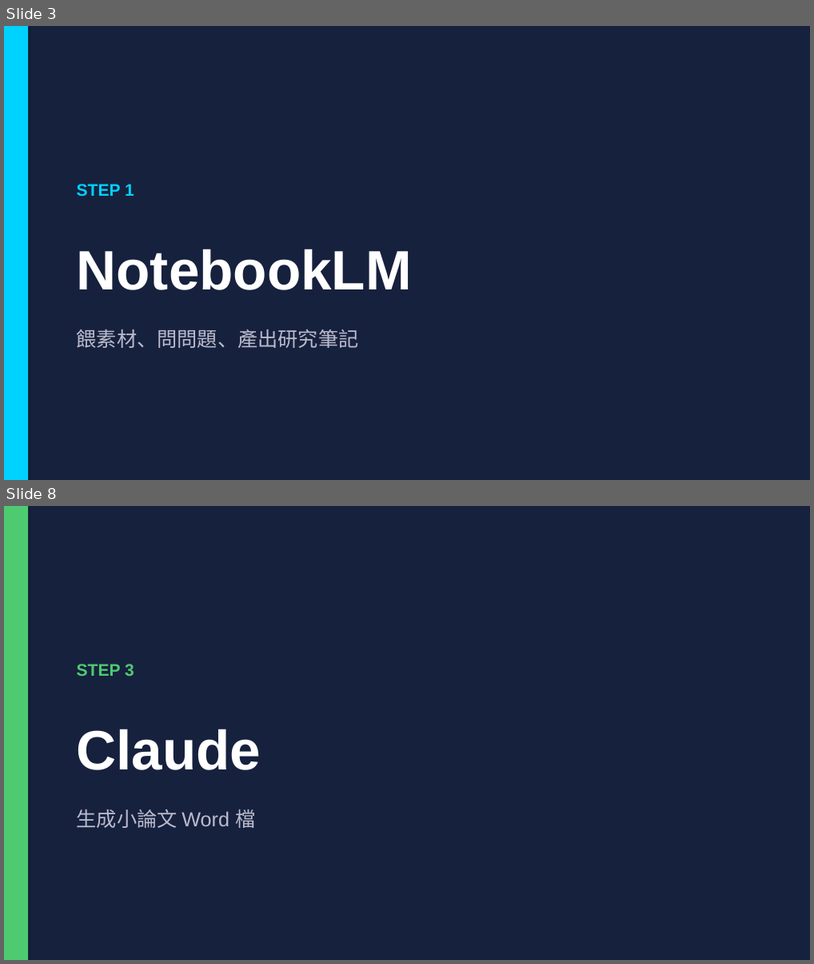
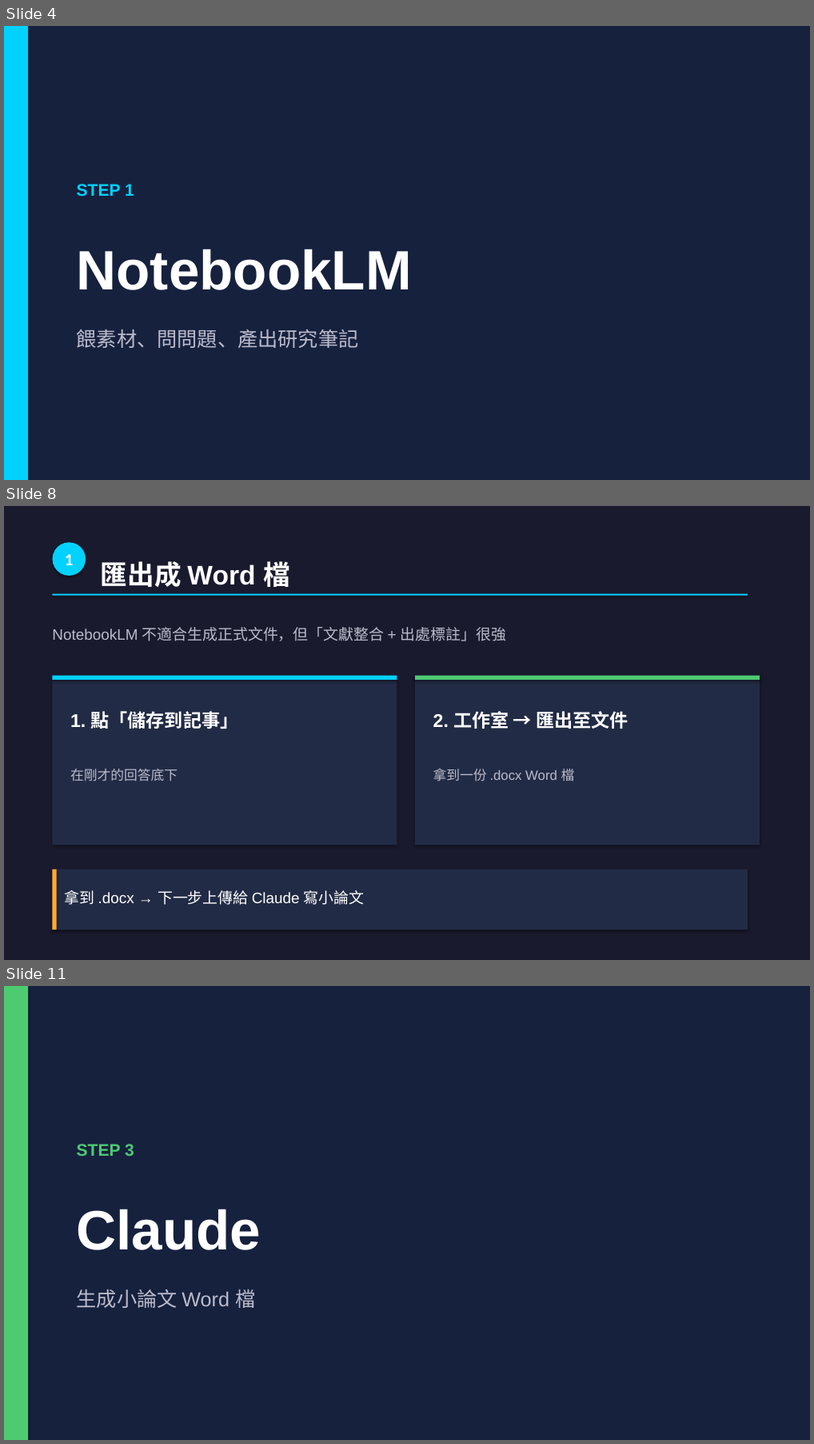
Before and after one commit to letranger/2026-04-30-AI-work, a slide deck: 和AI作朋友-工作坊簡報.pptx. Shown one above the other, each under a label of ours: slides 3 and 8 before the commit, slides 4, 8 and 11 after it; the slides between them are not shown. The pictures are 814x964 and 814x1444 pixels, drawn with LibreOffice and Linux fonts; fonts in the diff are those of the drawing. Boxes give left, top, right and bottom in pixels: in the first picture for what was removed or moved away, otherwise in the second. Text is boxed around its words. In the diff, an @@ line names an element or a change of style, - is before the commit and + after.

```diff
--- a/和AI作朋友-工作坊簡報.pptx
+++ b/和AI作朋友-工作坊簡報.pptx
@@ slide 8 added at [4, 506, 810, 960], background #1A1A2E @@
@@ ellipse added at [52, 542, 86, 576], fill #00D2FF, 20 pt, text #FFFFFF, bold @@
+1
@@ text added at [101, 561, 290, 587], 32 pt, text #FFFFFF, bold @@
+匯出成 Word 檔
@@ rectangle added at [52, 594, 748, 596], fill #00D2FF @@
@@ text added at [52, 627, 506, 641], 18 pt, text #BBBBCC @@
+NotebookLM 不適合生成正式文件，但「文獻整合 + 出處標註」很強
@@ rectangle added at [52, 676, 398, 844], fill #222B45 @@
@@ rectangle added at [52, 676, 398, 680], fill #00D2FF @@
@@ rectangle added at [415, 676, 760, 844], fill #222B45 @@
@@ rectangle added at [415, 676, 760, 680], fill #4ECB71 @@
@@ text added at [70, 711, 238, 728], 22 pt, text #FFFFFF, bold @@
+1. 點「儲存到記事」
@@ text added at [434, 711, 628, 728], 22 pt, text #FFFFFF, bold @@
+2. 工作室 → 匯出至文件
@@ text added at [70, 768, 178, 781], 16 pt, text #BBBBCC @@
+在剛才的回答底下
@@ text added at [434, 768, 575, 781], 16 pt, text #BBBBCC @@
+拿到一份 .docx Word 檔
@@ rectangle added at [52, 869, 748, 929], fill #222B45 @@
@@ rectangle added at [52, 869, 57, 929], fill #FFAA33 @@
@@ text added at [65, 890, 365, 904], 18 pt, text #FFFFFF @@
+拿到 .docx → 下一步上傳給 Claude 寫小論文
@@ what was slide 3 is now slide 4 @@
@@ what was slide 8 is now slide 11 @@
```
Also in this commit, not shown: 17 slides changed, 11 other slides added, 2 slides removed, 1 other file.
